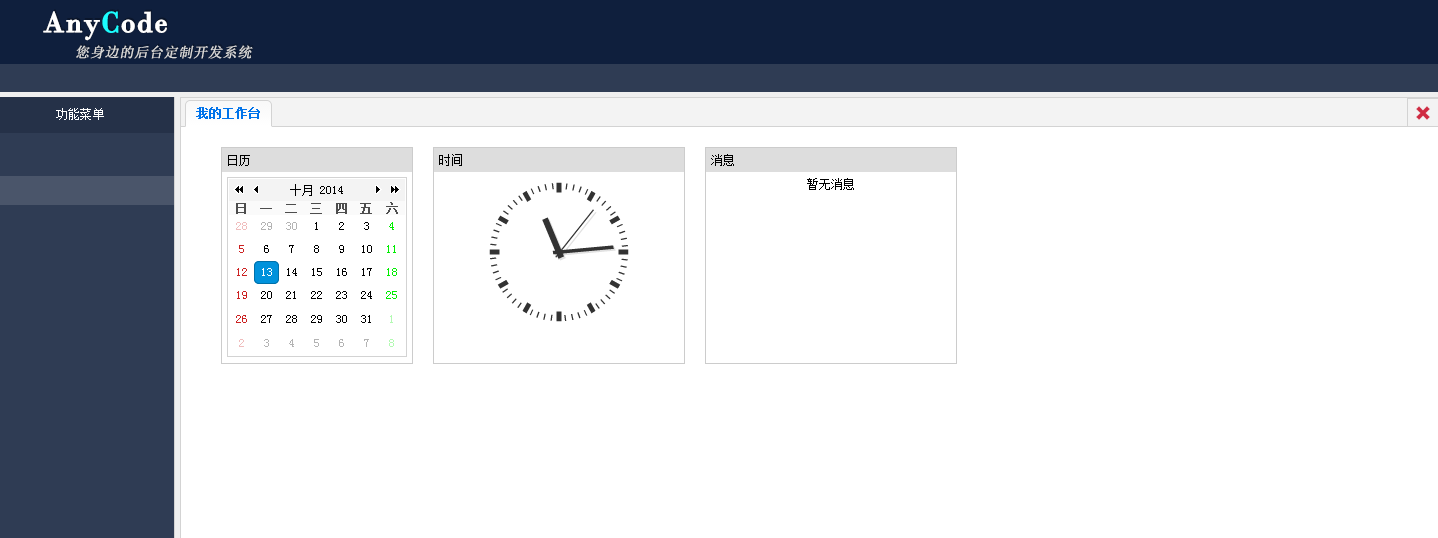
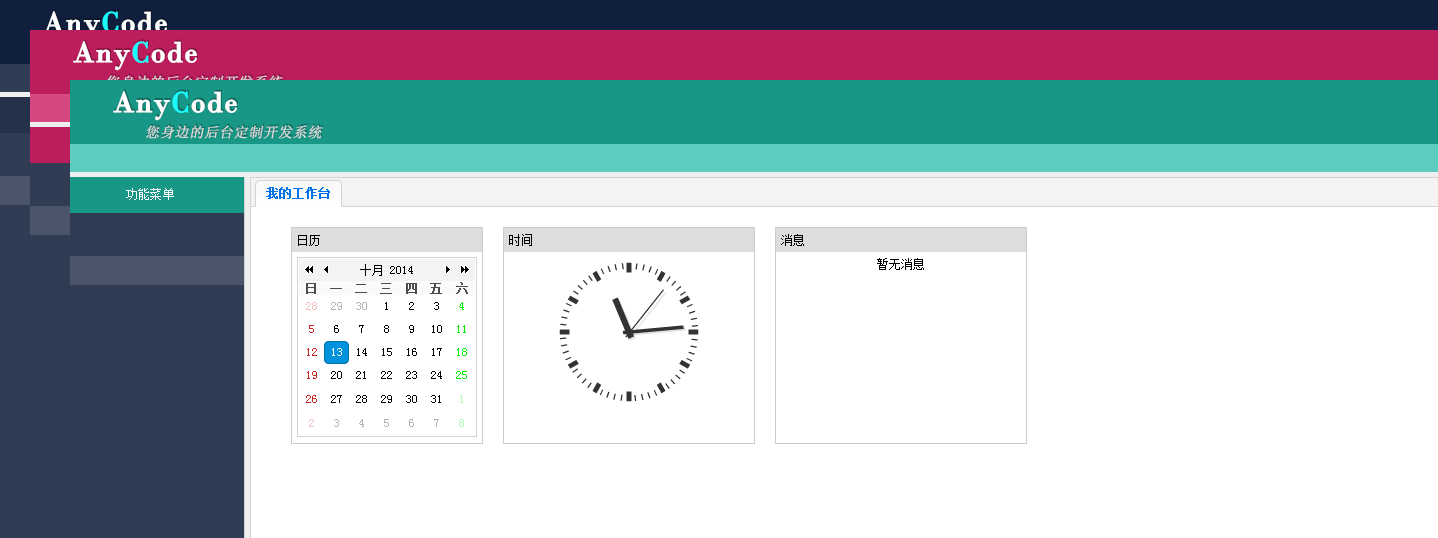
Layer changes from the first w=1438, h=538 image to the second:
added group "组 2" (1st of 3) with 10 layers above "组 2" over <box>70,80,1438,538</box>
added group "组 1" (1st of 3, in "组 2") with 5 layers in group "组 2" over <box>70,80,1438,538</box>
added layer "图层 9" in group "组 1" over <box>70,80,1438,144</box>
added layer "图层 8" in group "组 1" over <box>70,144,1438,172</box>
added layer "矩形 1 副本 2" (1st of 3, in "组 2" › "组 1") in group "组 1" over <box>70,177,244,213</box>
added layer "矩形 1 副本" (1st of 3, in "组 2" › "组 1") (13%) in group "组 1" over <box>70,256,244,285</box>
added layer "矩形 1" (1st of 3, in "组 2" › "组 1") in group "组 1" over <box>70,205,244,538</box>
added layer "图层 7" in group "组 2" over <box>70,80,1438,538</box>
added group "组 2" (2nd of 3) with 10 layers above "组 2" over <box>30,30,1438,538</box>
added group "组 1" (2nd of 3, in "组 2") with 5 layers in group "组 2" over <box>30,30,1438,538</box>
added layer "图层 6" in group "组 1" over <box>30,30,1438,94</box>
added layer "图层 5" in group "组 1" over <box>30,94,1438,122</box>
added layer "矩形 1 副本 2" (2nd of 3, in "组 2" › "组 1") in group "组 1" over <box>30,127,204,163</box>
added layer "矩形 1" (2nd of 3, in "组 2" › "组 1") in group "组 1" over <box>30,155,204,538</box>
added layer "图层 4" in group "组 2" over <box>30,30,1438,538</box>
added group "组 2" (3rd of 3) with 10 layers over <box>30,30,1438,538</box>
added group "组 1" (3rd of 3, in "组 2") with 5 layers in group "组 2" over <box>30,30,1438,538</box>
moved "图层 2" into group "组 1" over <box>30,30,1438,64</box>
moved "图层 3" into group "组 1" over <box>30,64,1438,92</box>
moved "矩形 1 副本 2" (3rd of 3, in "组 2" › "组 1") into group "组 1", unmasked it over <box>30,97,174,133</box>
moved "矩形 1" (3rd of 3, in "组 2" › "组 1") into group "组 1", unmasked it over <box>30,125,174,285</box>
moved "图层 1" into group "组 2" over <box>30,30,1438,538</box>
…and 11 more changes (7 added, 1 mask, 4 stack)
